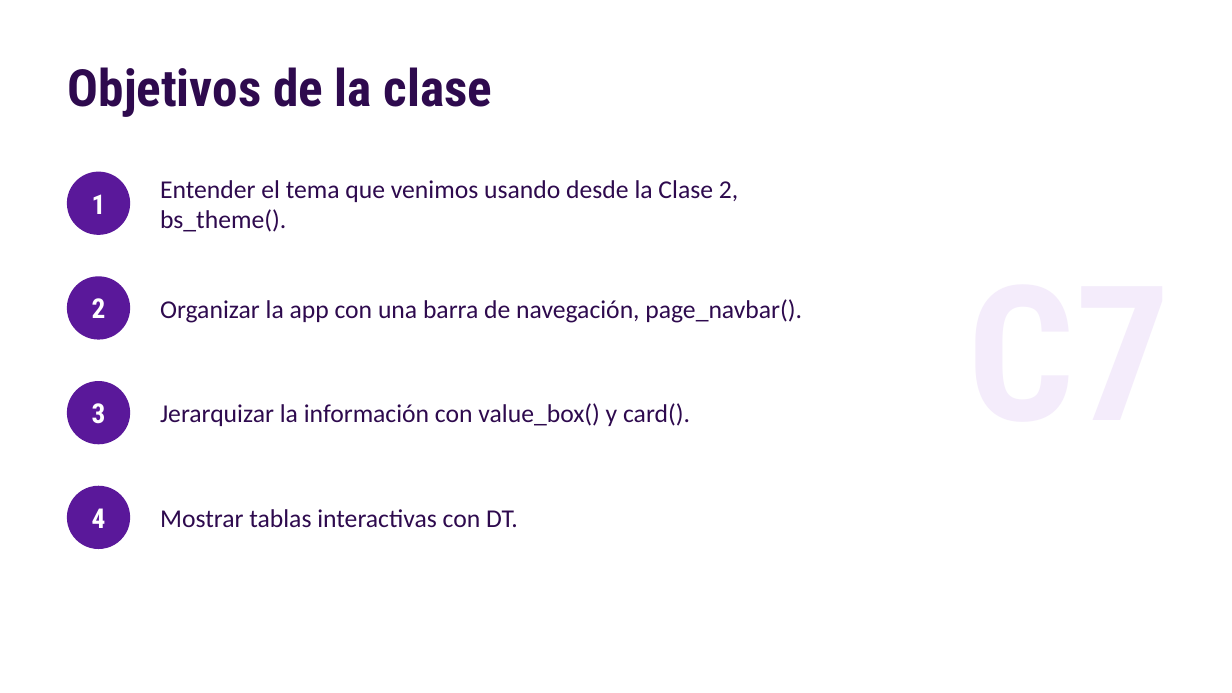
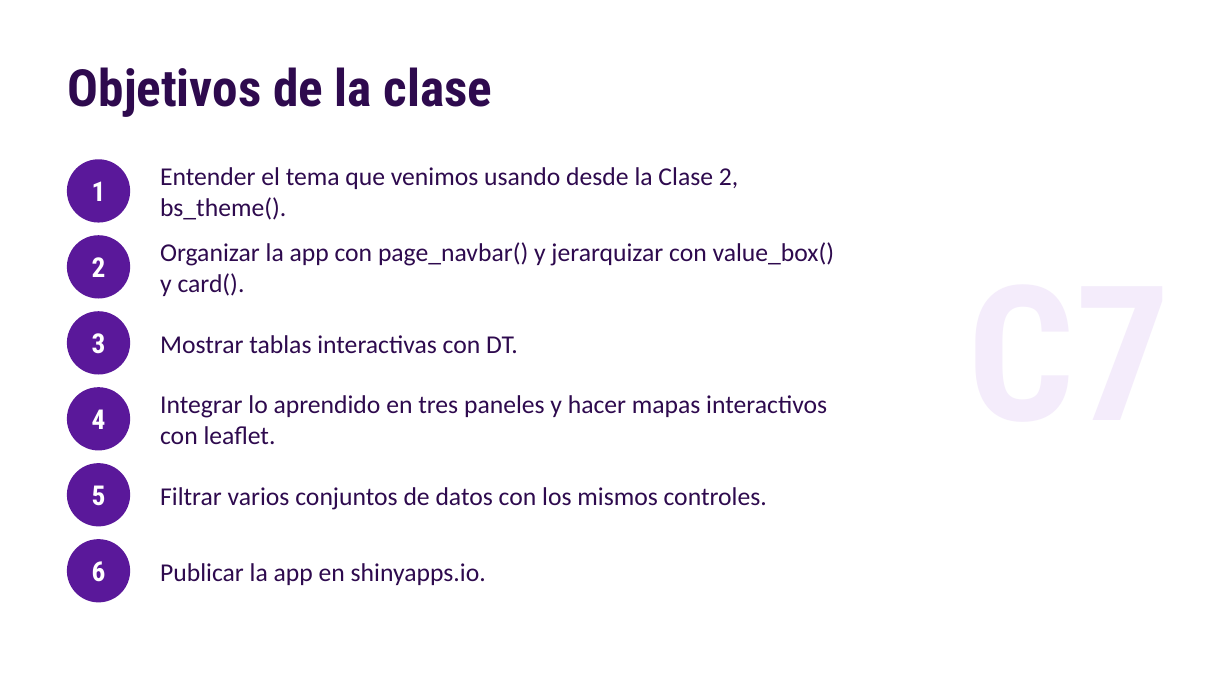
Before and after one commit to nahura99/visualizacion_datos_shiny, a slide deck: slide 2 of clase7/clase7.pptx. Drawn at 1232x693 pixels with LibreOffice and Linux fonts; fonts in the diff are those of the drawing. Boxes give left, top, right and bottom in pixels: in the first picture for what was removed or moved away, otherwise in the second. Text is boxed around its words. In the diff, an @@ line names an element or a change of style, - is before the commit and + after.

Commit message:
Reestructurar el curso en 7 clases y una Clase Extra
- Clase 1 junta la presentación y la nivelación de la vieja 1b. La app de la
  tabla pasa al estilo del curso y se suma primeros_pasos.R.
- Clase 7 junta estética y navegación con la app final y su publicación.
  Queda solo la app final, con datos/ y deploy.R.
- revisor_corpus pasa a ser la Clase Extra (clase_extra.pptx).
- Se borran clase1b, clase8 y los PDF viejos.
- README, datos/README.md y preparar_elecciones_2024.R con la nueva numeración.

```diff
--- a/clase7/clase7.pptx
+++ b/clase7/clase7.pptx
@@ 2 texts, 1 ellipse: place and size @@
-2 texts, 1 ellipse at bbox=[68, 172, 738, 234]
+2 texts, 1 ellipse at bbox=[68, 160, 738, 222]
@@ text "2": place and size @@
-text "2" at bbox=[92, 298, 106, 318]
+text "2" at bbox=[92, 257, 106, 277]
@@ ellipse added at bbox=[68, 237, 129, 298], fill #5A189A, outline #5A189A 1 pt @@
@@ text at bbox=[160, 242, 835, 296]: text changed @@
-Organizar la app con una barra de navegación, page_navbar().
+Organizar la app con page_navbar() y jerarquizar con value_box() y card().
@@ text "3": place and size @@
-text "3" at bbox=[92, 403, 106, 424]
+text "3" at bbox=[92, 333, 106, 354]
@@ ellipse: place and size @@
-ellipse at bbox=[68, 277, 129, 339]
+ellipse at bbox=[68, 312, 129, 373]
@@ text "Mostrar tablas interactivas con DT.": place and size @@
-text "Mostrar tablas interactivas con DT." at bbox=[160, 509, 518, 528]
+text "Mostrar tablas interactivas con DT." at bbox=[160, 335, 518, 354]
@@ text "4": place and size @@
-text "4" at bbox=[92, 508, 106, 528]
+text "4" at bbox=[92, 409, 106, 429]
@@ ellipse: place and size @@
-ellipse at bbox=[68, 382, 129, 444]
+ellipse at bbox=[68, 388, 129, 450]
@@ text removed at bbox=[160, 403, 690, 426] @@
-Jerarquizar la información con value_box() y card().
@@ text added at bbox=[160, 395, 827, 444], 15 pt, text #2E0A4E @@
+Integrar lo aprendido en tres paneles y hacer mapas interactivos con leaflet.
@@ ellipse: place and size @@
-ellipse at bbox=[68, 487, 129, 548]
+ellipse at bbox=[68, 464, 129, 526]
@@ text added at bbox=[92, 485, 106, 506], 16 pt, text #FFFFFF, bold @@
+5
@@ text added at bbox=[160, 487, 767, 510], 15 pt, text #2E0A4E @@
+Filtrar varios conjuntos de datos con los mismos controles.
@@ ellipse added at bbox=[68, 540, 129, 601], fill #5A189A, outline #5A189A 1 pt @@
@@ text added at bbox=[92, 561, 106, 582], 16 pt, text #FFFFFF, bold @@
+6
@@ text added at bbox=[160, 563, 486, 585], 15 pt, text #2E0A4E @@
+Publicar la app en shinyapps.io.
```
Also in this commit, not shown: 8 other slides changed, 6 slides added, 23 other files.
